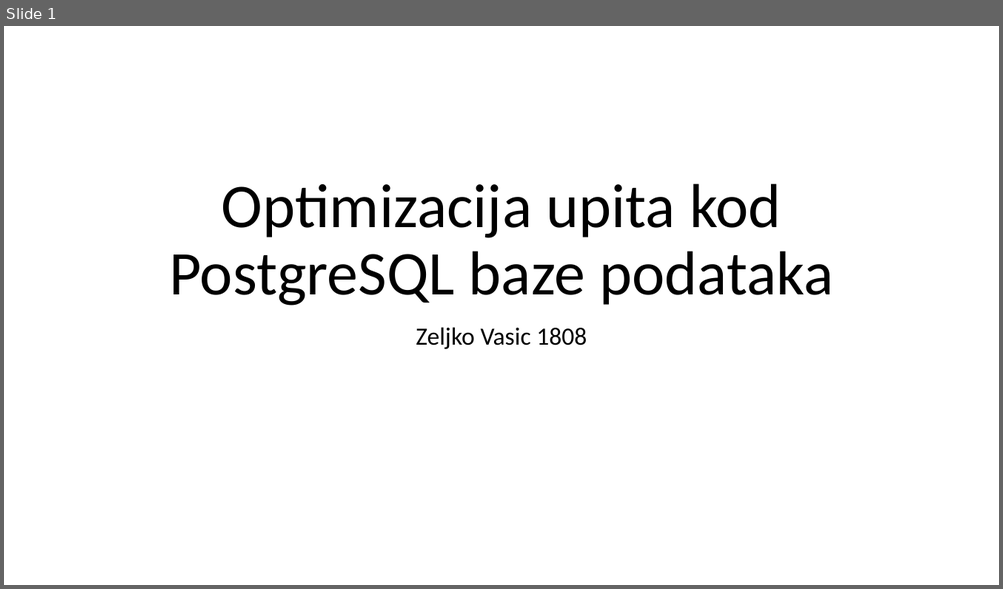
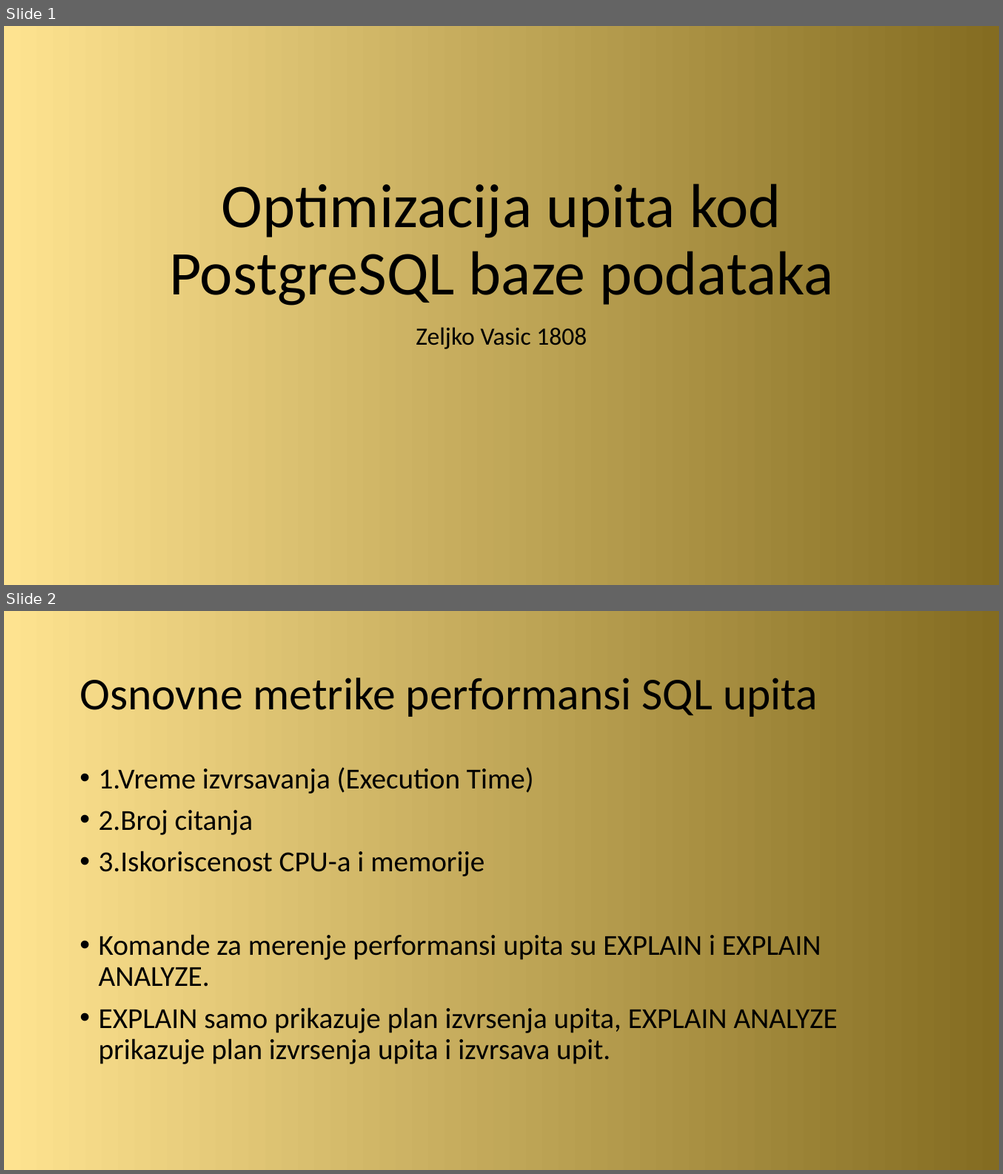
Before and after one commit to zvasiccc/Sistemi-za-upravljanje-bazama-podataka-seminarski-1, a slide deck: Optimizacija upita kod PostgreSQL baze podataka.pptx. Shown one above the other, each under a label of ours: slide 1 before the commit, slides 1 and 2 after it. The pictures are 1003x589 and 1003x1174 pixels, drawn with LibreOffice and Linux fonts; fonts in the diff are those of the drawing. Boxes give left, top, right and bottom in pixels: in the first picture for what was removed or moved away, otherwise in the second. Text is boxed around its words. In the diff, an @@ line names an element or a change of style, - is before the commit and + after.

```diff
--- a/Optimizacija upita kod PostgreSQL baze podataka.pptx
+++ b/Optimizacija upita kod PostgreSQL baze podataka.pptx
@@ slide 2 added at (4, 611, 999, 1170), background gradient #FEE390 to #846C21 @@
@@ title added at (79, 678, 817, 717), 44 pt, text #000000 @@
+Osnovne metrike performansi SQL upita
@@ text added at (99, 767, 837, 1065), 28 pt, text #000000 @@
+• 1.Vreme izvrsavanja (Execution Time)
+• 2.Broj citanja
+• 3.Iskoriscenost CPU-a i memorije
+• Komande za merenje performansi upita su EXPLAIN i EXPLAIN ANALYZE.
+• EXPLAIN samo prikazuje plan izvrsenja upita, EXPLAIN ANALYZE prikazuje plan izvrsenja upita i izvrsava upit.
@@ slide 1 changed as well @@
@@ background #FFFFFF to gradient #FEE390 to #846C21 @@
```
Also in this commit, not shown: 6 other slides changed, 2 other slides added, 1 slide removed, 2 other files.
